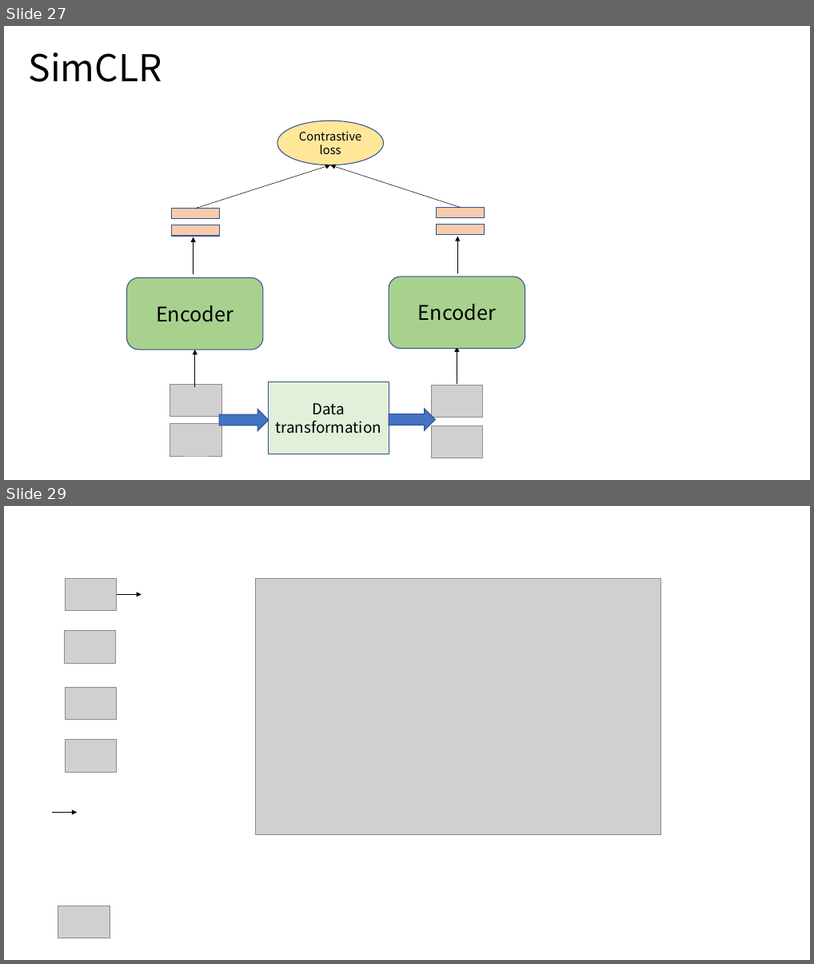
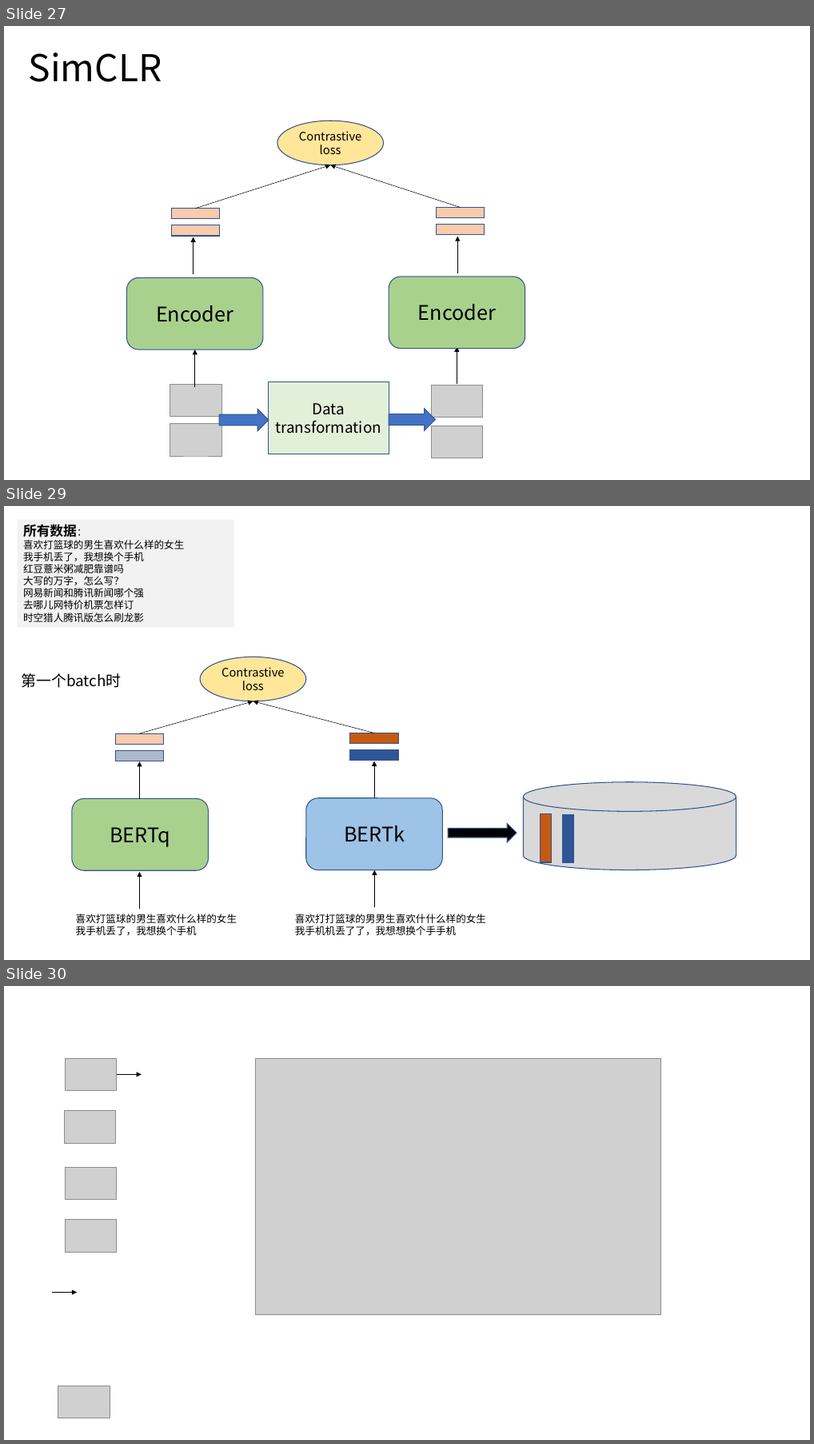
Before and after one commit to xianghuisun/ContrativeLearningInNLP, a slide deck: ppt_materials/SBERT.pptx. Shown one above the other, each under a label of ours: slides 27 and 29 before the commit, slides 27, 29 and 30 after it; the slides between them are not shown. The pictures are 814x964 and 814x1444 pixels, drawn with LibreOffice and Linux fonts; fonts in the diff are those of the drawing; grey boxes stand for pictures. Boxes give left, top, right and bottom in pixels: in the first picture for what was removed or moved away, otherwise in the second. Text is boxed around its words. In the diff, an @@ line names an element or a change of style, - is before the commit and + after.

```diff
--- a/ppt_materials/SBERT.pptx
+++ b/ppt_materials/SBERT.pptx
@@ slide 29 added at [4,506,810,960], background #FFFFFF @@
@@ rectangle added at [18,520,234,627], fill #F2F2F2, 12 pt, text #000000 @@
+所有数据：
+喜欢打篮球的男生喜欢什么样的女生
+我手机丢了，我想换个手机
+红豆薏米粥减肥靠谱吗
+大写的万字，怎么写？
+网易新闻和腾讯新闻哪个强
+去哪儿网特价机票怎样订
+时空猎人腾讯版怎么刷龙影
@@ text added at [21,673,121,688], 18 pt, text #000000 @@
+第一个batch时
@@ ellipse added at [200,656,306,700], fill #FFE699, outline #325491 1 pt, 14 pt, text #000000 @@
+Contrastive loss
@@ arrow added from (139, 733) to (254, 701), #000000 0.5 pt @@
@@ arrow added from (374, 733) to (254, 701), #000000 0.5 pt @@
@@ rectangle added at [115,733,164,744], fill #F8CBAD, outline #325491 1 pt @@
@@ rectangle added at [350,733,398,744], fill #C55A11, outline #325491 1 pt @@
@@ rectangle added at [115,751,164,761], fill #ADB9CA, outline #325491 1 pt @@
@@ arrow added from (139, 799) to (139, 761), #000000 0.5 pt @@
@@ rectangle added at [350,750,398,760], fill #2F5597, outline #325491 1 pt @@
@@ arrow added from (375, 798) to (375, 760), #000000 0.5 pt @@
@@ cylinder added at [524,782,737,869], fill #D9D9D9, outline #325491 1 pt @@
@@ rounded rectangle added at [72,798,209,870], fill #A9D18E, outline #325491 1 pt, 24 pt, text #000000 @@
+BERTq
@@ rounded rectangle added at [306,798,443,870], fill #9DC3E6, outline #325491 1 pt, 24 pt, text #000000 @@
+BERTk
@@ rectangle added at [541,814,551,862], fill #C55A11, outline #325491 1 pt @@
@@ rectangle added at [563,815,574,863], fill #2F5597, outline #325491 1 pt @@
@@ right arrow added at [448,823,516,842], fill #000000, outline #325491 1 pt @@
@@ arrow added from (139, 909) to (139, 872), #000000 0.5 pt @@
@@ arrow added from (375, 907) to (375, 869), #000000 0.5 pt @@
@@ text added at [76,913,237,935], 12 pt, text #000000 @@
+喜欢打篮球的男生喜欢什么样的女生
+我手机丢了，我想换个手机
@@ text added at [295,913,486,935], 12 pt, text #000000 @@
+喜欢打打篮球的男男生喜欢什什么样的女生
+我手机机丢了了，我想想换个手手机
@@ what was slide 29 is now slide 30 @@
```
Also in this commit, not shown: 1 slide changed, 2 other files.
